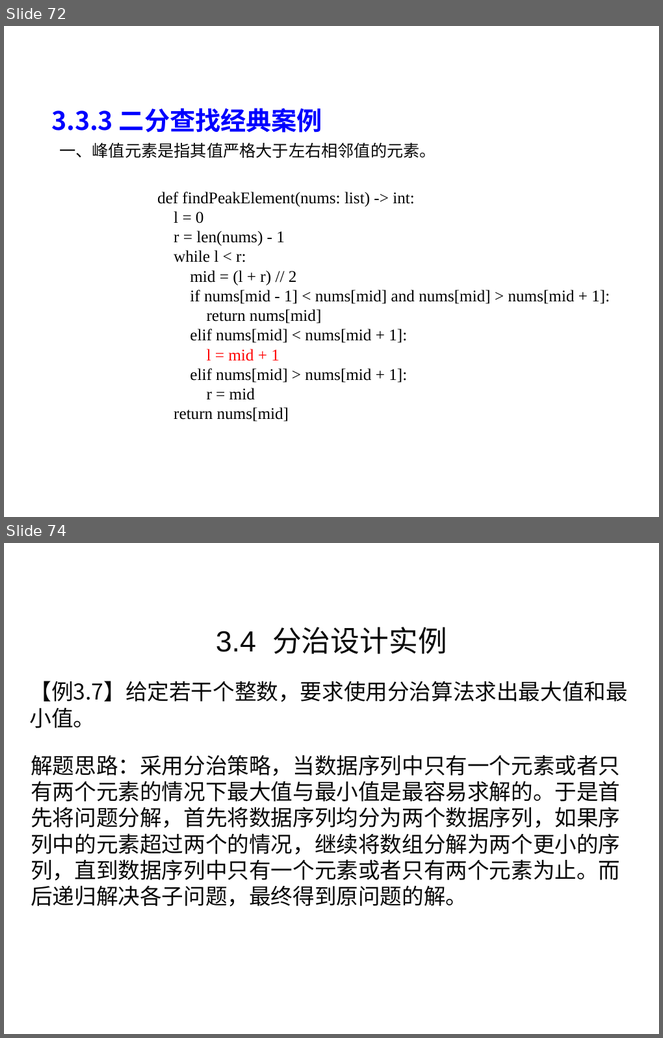
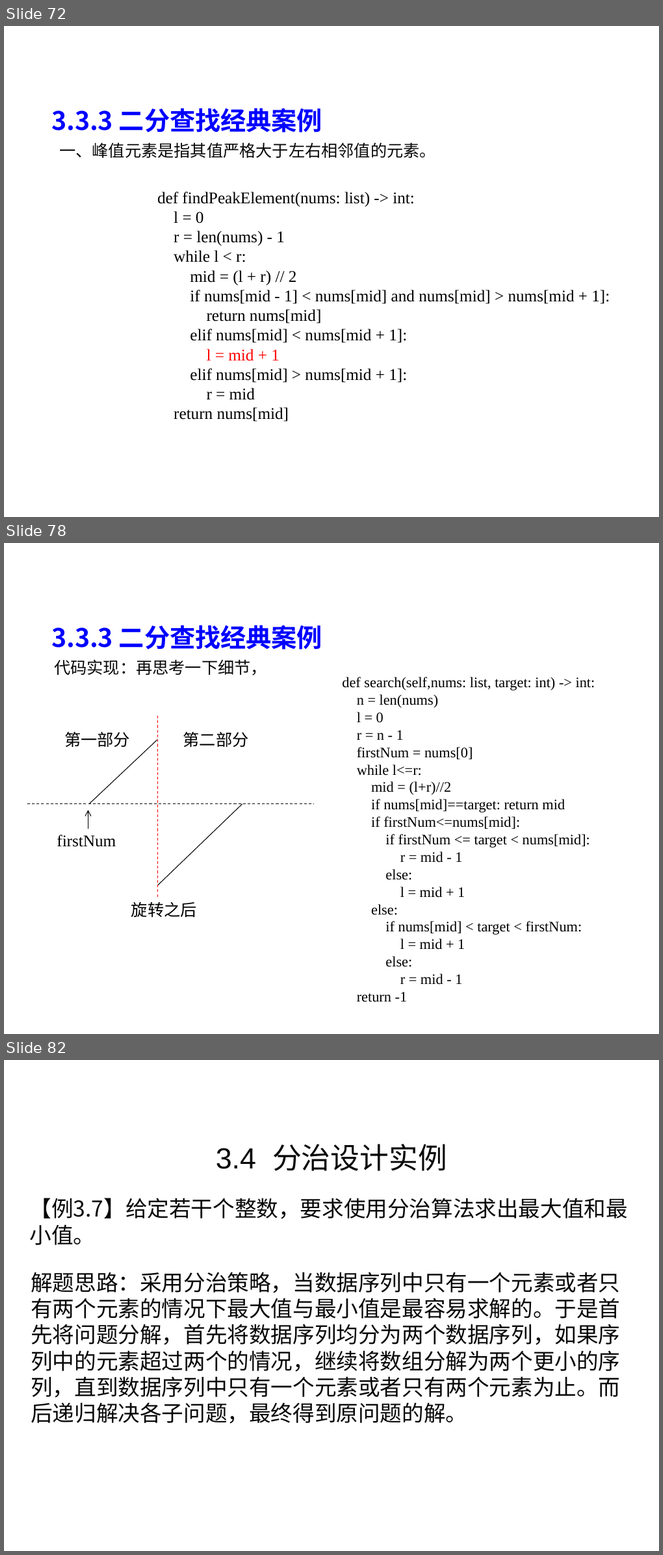
Before and after one commit to liutongling/DP, a slide deck: file/第3章 分治法计.pptx. Shown one above the other, each under a label of ours: slides 72 and 74 before the commit, slides 72, 78 and 82 after it; the slides between them are not shown. The pictures are 663x1038 and 663x1555 pixels, drawn with LibreOffice and Linux fonts; fonts in the diff are those of the drawing; background and template pictures are left out. Boxes give left, top, right and bottom in pixels: in the first picture for what was removed or moved away, otherwise in the second. Text is boxed around its words. In the diff, an @@ line names an element or a change of style, - is before the commit and + after.

```diff
--- a/file/第3章 分治法计.pptx
+++ b/file/第3章 分治法计.pptx
@@ slide 78 added at [4, 543, 659, 1034], background #FFFFFF @@
@@ text added at [51, 625, 322, 650], 28 pt, text #0000FF, bold @@
+3.3.3 二分查找经典案例
@@ text added at [54, 659, 267, 676], 18 pt, text #080808 @@
+代码实现：再思考一下细节，
@@ text added at [342, 677, 596, 1003], 16 pt, text #000000 @@
+def search(self,nums: list, target: int) -> int:
+n = len(nums)
+l = 0
+r = n - 1
+firstNum = nums[0]
+while l<=r:
+mid = (l+r)//2
+if nums[mid]==target: return mid
+if firstNum<=nums[mid]:
+if firstNum <= target < nums[mid]:
+r = mid - 1
+else:
+l = mid + 1
+else:
+if nums[mid] < target < firstNum:
+l = mid + 1
+else:
+r = mid - 1
+return -1
@@ line added from (157, 716) to (157, 897), #FF0000 0.75 pt dashed @@
@@ text added at [64, 731, 130, 747], 18 pt, text #000000 @@
+第一部分
@@ text added at [183, 731, 249, 747], 18 pt, text #000000 @@
+第二部分
@@ line added from (89, 804) to (157, 740), #000000 0.75 pt @@
@@ line added from (27, 804) to (314, 804), #000000 0.75 pt dashed @@
@@ arrow added from (88, 829) to (88, 810), #000000 0.75 pt @@
@@ line added from (158, 886) to (243, 804), #000000 0.75 pt @@
@@ text added at [57, 835, 116, 847], 18 pt, text #000000 @@
+firstNum
@@ text added at [131, 902, 197, 917], 18 pt, text #000000 @@
+旋转之后
@@ what was slide 74 is now slide 82 @@
```
Also in this commit, not shown: 2 slides changed, 7 other slides added, 2 other files.
